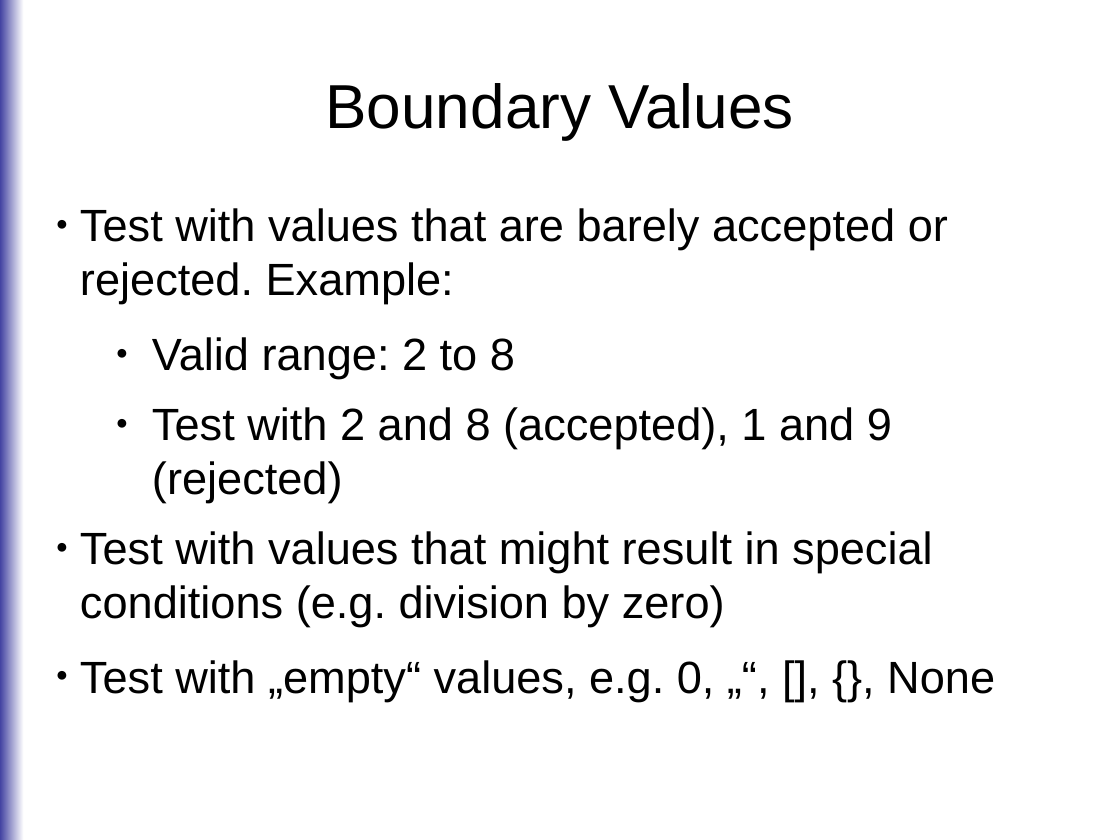
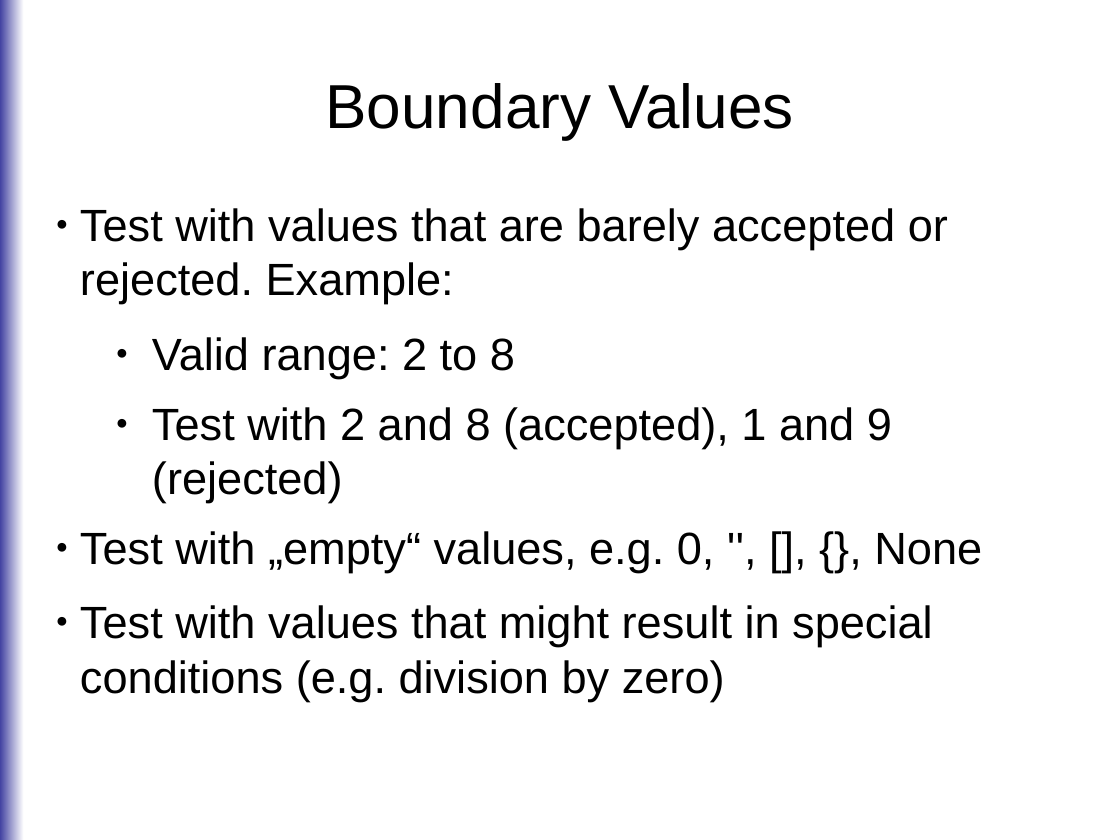
Before and after one commit to roskakori/talks, a slide deck: slide 7 of pygraz/testcases/Finding test cases 101.odp. Drawn at 1120x840 pixels with LibreOffice and Linux fonts; fonts in the diff are those of the drawing. Boxes give left, top, right and bottom in pixels: in the first picture for what was removed or moved away, otherwise in the second. Text is boxed around its words. In the diff, an @@ line names an element or a change of style, - is before the commit and + after.

```diff
--- a/pygraz/testcases/Finding test cases 101.odp
+++ b/pygraz/testcases/Finding test cases 101.odp
@@ text at (80,531,982,573): paragraph added @@
+● Test with „empty“ values, e.g. 0, '', [], {}, None
@@ text at (80,660,995,701): paragraph removed @@
-● Test with „empty“ values, e.g. 0, „“, [], {}, None
```
Also in this commit, not shown: 8 other slides changed.
